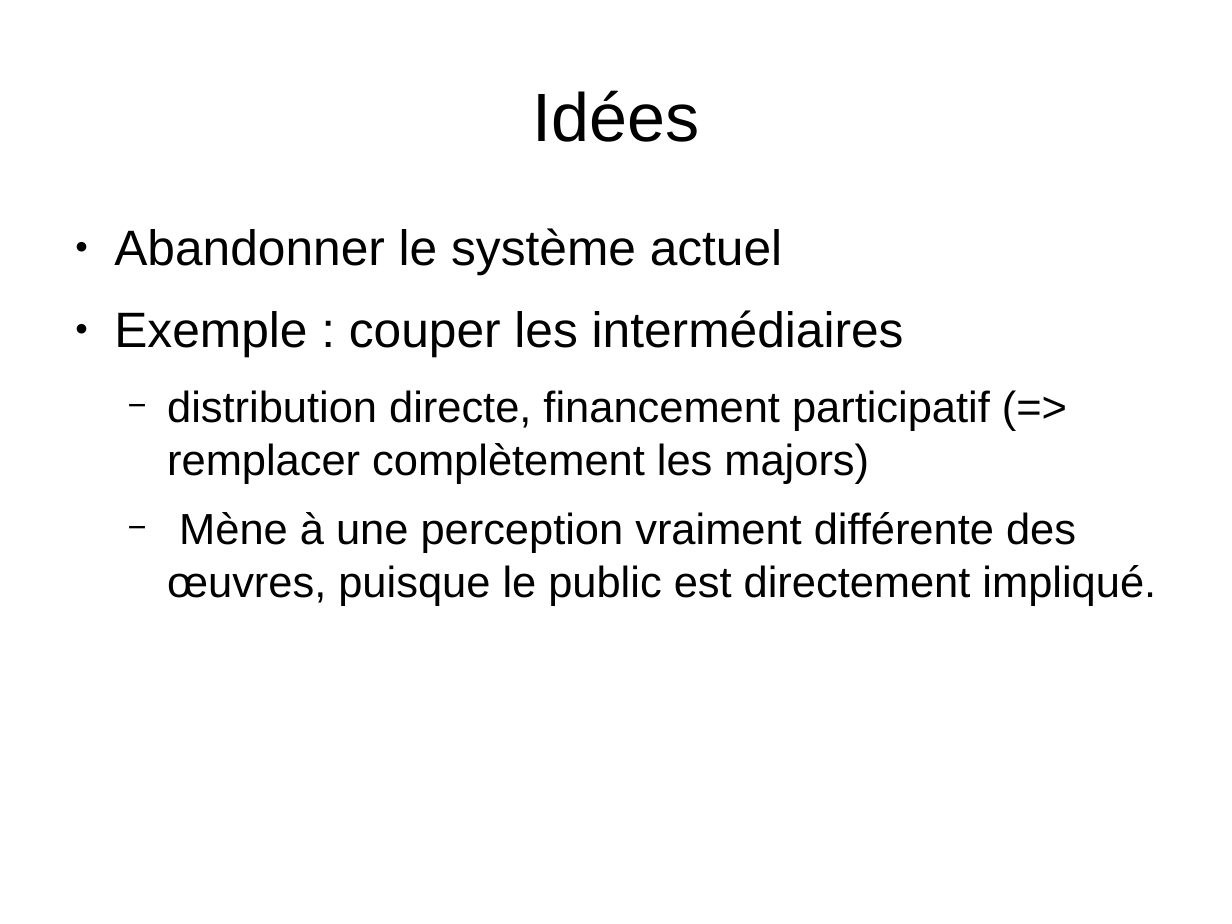
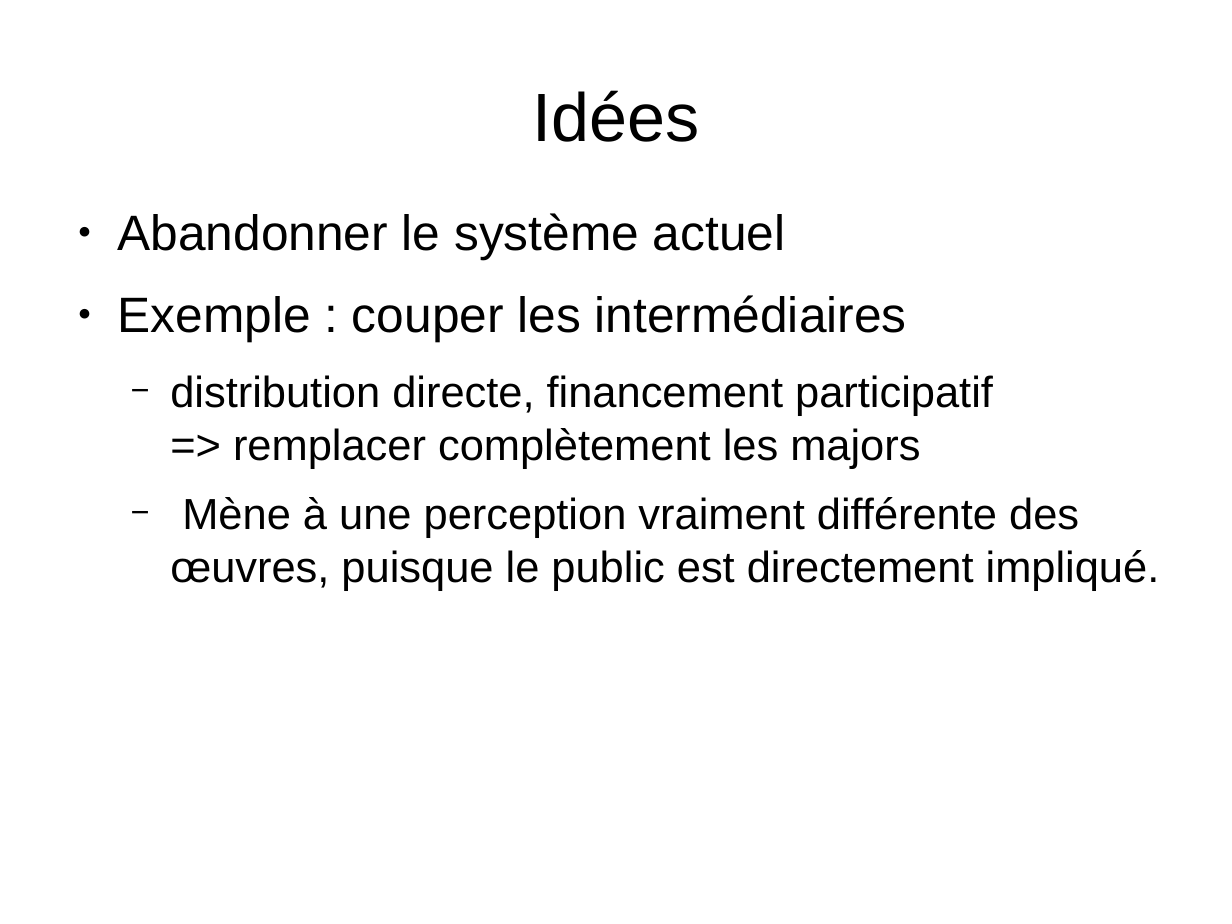
Before and after one commit to Parashp/pph-droit-auteur, a slide deck: slide 17 of soutenance.odp (slide 13 before the commit). Drawn at 1232x924 pixels with LibreOffice and Linux fonts; fonts in the diff are those of the drawing. Boxes give left, top, right and bottom in pixels: in the first picture for what was removed or moved away, otherwise in the second. Text is boxed around its words. In the diff, an @@ line names an element or a change of style, - is before the commit and + after.

```diff
--- a/soutenance.odp
+++ b/soutenance.odp
@@ text "Abandonner le système actuel": place and size @@
-text "Abandonner le système actuel" at [114,228,1156,606]
+text "Abandonner le système actuel" at [118,213,1160,591]
@@ text at [170,375,993,469]: text changed @@
-  − distribution directe, financement participatif (=> remplacer complètement les majors)
+  − distribution directe, financement participatif
+    => remplacer complètement les majors
```
Also in this commit, not shown: 2 other slides changed, 6 slides added.
